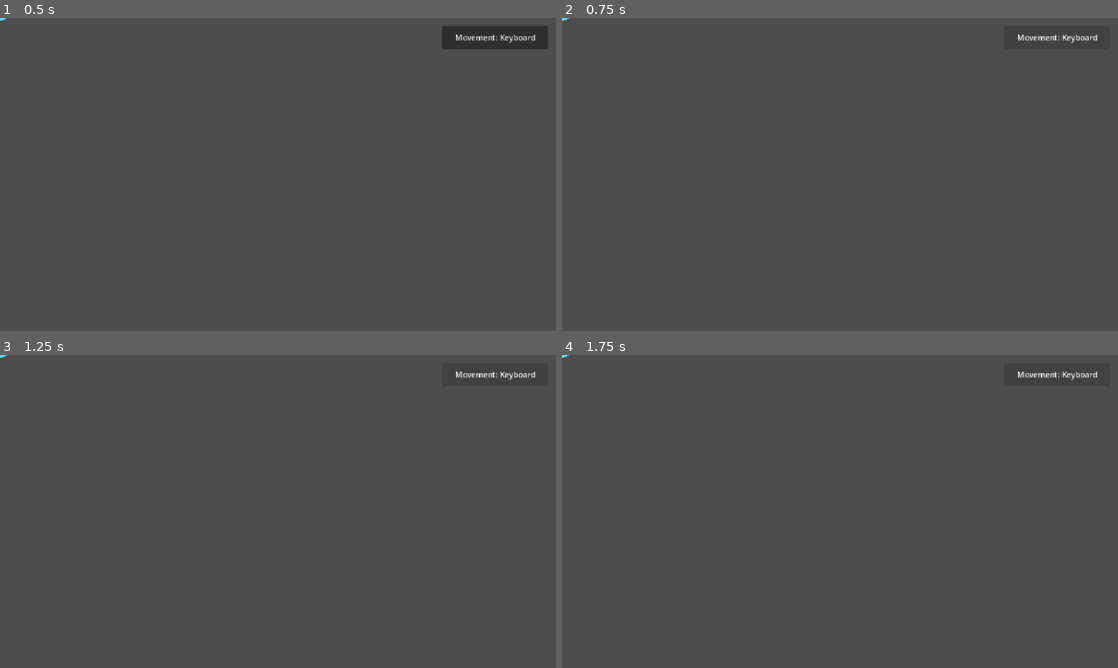
Above: before the commit, frames 1-4 (two rows, left to right).
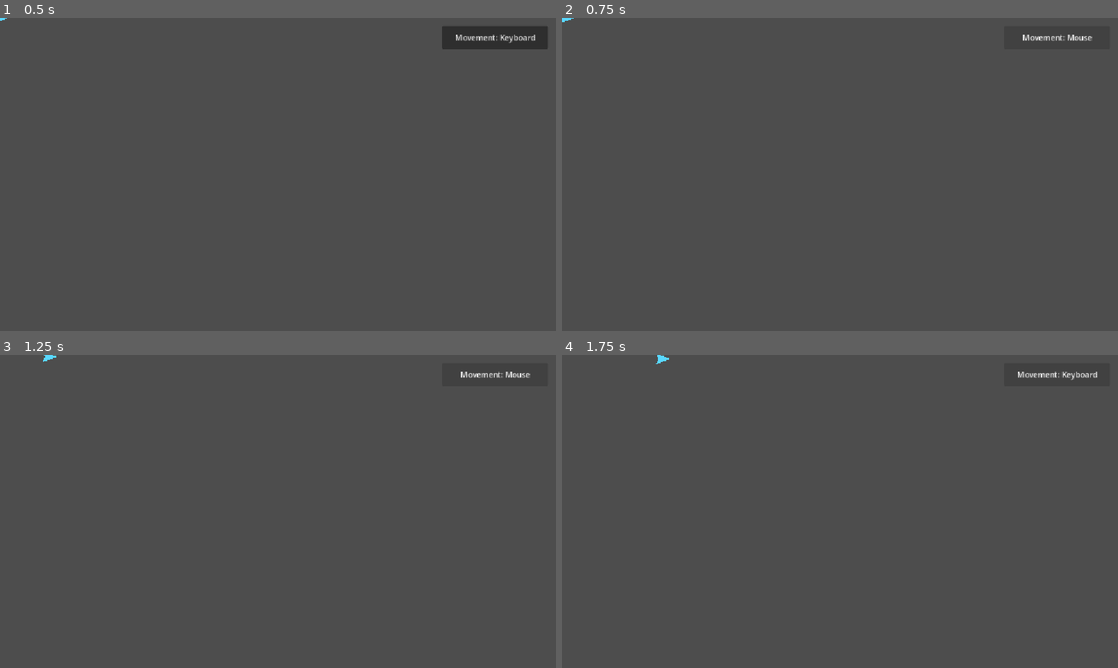
Above: after the commit, the same moments.

Repository: Bbran4/SpaceDelivery
Game: Godot game, scene res://scenes/player/player_ship.tscn
Same seed, same stepped clock (60 frames per second), same inputs: the game is played once before the commit and once after it. The project has no main scene, so this scene is started directly.
Inputs:
- Up to frame 1 (0.5 s): no input
- Up to frame 2 (0.75 s): click "Movement: Keyboard" at 0.5 s
- Up to frame 3 (1.25 s): no input
- Up to frame 4 (1.75 s): click "Movement: Keyboard" (after the commit: "Movement: Mouse") at 1.25 s

Frame 1 is identical in both runs. In frame 2, 0.2% of the frame differs, in the area x 0-97%, y 0-8%; in frame 3, 0.2%; in frame 4, less than 0.1%.
Error before the commit: Parse Error: Class "MovementModeButton" hides a global script class. (res://Scripts/movement_mode_button.gd:2)

Commit message:
Remove duplicate global class registration from movement mode button

Diff:
--- a/scripts/movement_mode_button.gd
+++ b/scripts/movement_mode_button.gd
@@ -1,5 +1,4 @@
 extends Button
-class_name MovementModeButton
 
 ## HUD control for switching the active player movement mode.
 
